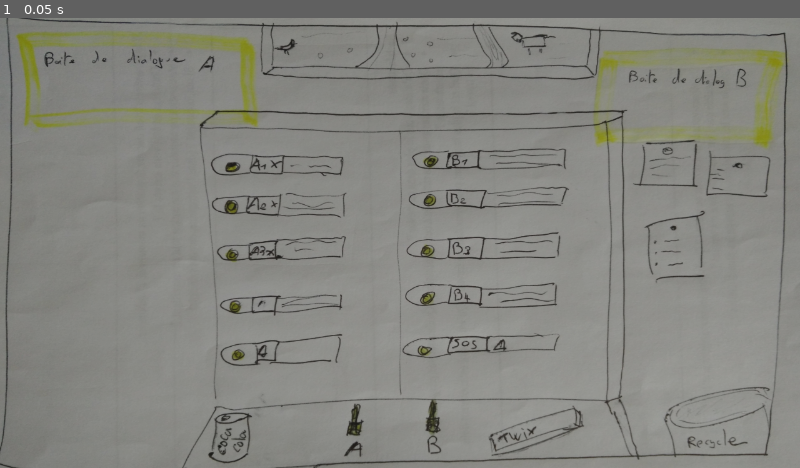
Above: before the commit, frame 1.
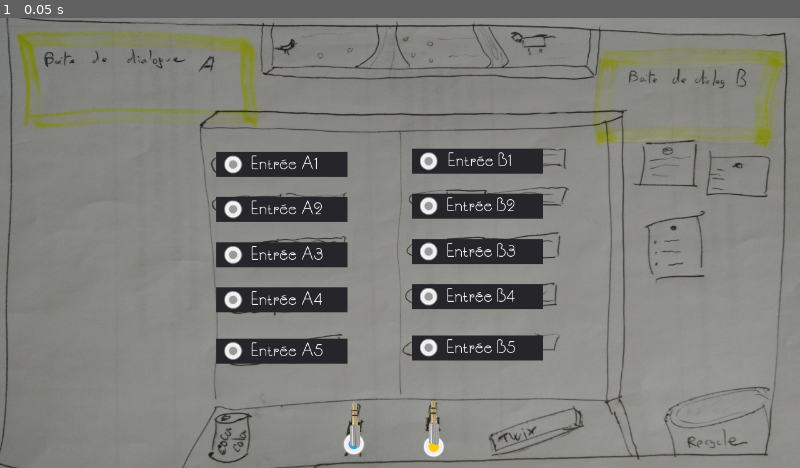
Above: after the commit, the same moment.

Repository: Nutriz/GodotWildJam21
Game: Godot game, scene res://Game.tscn
Same seed, same stepped clock (60 frames per second), same inputs: the game is played once before the commit and once after it.
Inputs:
- Up to frame 1 (0.05 s): no input

The runs differ from the first frame. In frame 1, 9.1% of the frame differs, in the area x 27-68%, y 28-98%.

Commit message:
Added basic jack connexion

Diff:
--- a/Game.gd
+++ b/Game.gd
@@ -1,4 +1,13 @@
 extends Node2D
 
 func _ready():
-	pass # Replace with function body.
+	Events.connect("jack_connected", self, "test")
+	$JackA.initial_position = $PositionJackA.position
+	$JackB.initial_position = $PositionJackB.position
+
+func _process(delta):
+	if Input.is_action_pressed("quit"):
+		get_tree().quit()
+
+func test(jack_type, input):
+	print(str(jack_type) + " connected to " + str(Global.Inputs.keys()[input]))
--- a/Game.tscn
+++ b/Game.tscn
@@ -1,7 +1,11 @@
-[gd_scene load_steps=3 format=2]
+[gd_scene load_steps=7 format=2]
 
 [ext_resource path="res://Game.gd" type="Script" id=1]
 [ext_resource path="res://Specs/sketch.jpeg" type="Texture" id=2]
+[ext_resource path="res://Scenes/JackInput.tscn" type="PackedScene" id=3]
+[ext_resource path="res://Assets/Sprites/yellow_boxTick.png" type="Texture" id=4]
+[ext_resource path="res://Assets/Sprites/blue_boxTick.png" type="Texture" id=5]
+[ext_resource path="res://Scenes/Jack.tscn" type="PackedScene" id=6]
 
 [node name="Game" type="Node2D"]
 script = ExtResource( 1 )
@@ -22,3 +26,86 @@
 __meta__ = {
 "_edit_lock_": true
 }
+
+[node name="blue_boxTick" type="Sprite" parent="."]
+position = Vector2( 566.354, 682.004 )
+skew = 4.37114e-08
+texture = ExtResource( 5 )
+
+[node name="yellow_boxTick" type="Sprite" parent="."]
+position = Vector2( 694.229, 686.085 )
+skew = 4.37114e-08
+texture = ExtResource( 4 )
+
+[node name="InputsA" type="Node2D" parent="."]
+position = Vector2( 346.343, 214.487 )
+__meta__ = {
+"_edit_group_": true,
+"_edit_lock_": true
+}
+
+[node name="A1" parent="InputsA" instance=ExtResource( 3 )]
+skew = 4.37114e-08
+
+[node name="A2" parent="InputsA" instance=ExtResource( 3 )]
+position = Vector2( 0, 71.65 )
+skew = 4.37114e-08
+input = 1
+
+[node name="A3" parent="InputsA" instance=ExtResource( 3 )]
+position = Vector2( 0, 144.608 )
+skew = 4.37114e-08
+input = 2
+
+[node name="A4" parent="InputsA" instance=ExtResource( 3 )]
+position = Vector2( 0, 216.707 )
+skew = 4.37114e-08
+input = 3
+
+[node name="A5" parent="InputsA" instance=ExtResource( 3 )]
+position = Vector2( 0, 298.33 )
+skew = 4.37114e-08
+input = 4
+
+[node name="InputsB" type="Node2D" parent="."]
+position = Vector2( 659.283, 209.212 )
+__meta__ = {
+"_edit_group_": true,
+"_edit_lock_": true
+}
+
+[node name="B1" parent="InputsB" instance=ExtResource( 3 )]
+skew = 4.37114e-08
+input = 5
+
+[node name="B2" parent="InputsB" instance=ExtResource( 3 )]
+position = Vector2( 0, 71.65 )
+skew = 4.37114e-08
+input = 6
+
+[node name="B3" parent="InputsB" instance=ExtResource( 3 )]
+position = Vector2( 0, 144.608 )
+skew = 4.37114e-08
+input = 7
+
+[node name="B4" parent="InputsB" instance=ExtResource( 3 )]
+position = Vector2( 0, 216.707 )
+skew = 4.37114e-08
+input = 8
+
+[node name="B5" parent="InputsB" instance=ExtResource( 3 )]
+position = Vector2( 0, 298.33 )
+skew = 4.37114e-08
+input = 9
+
+[node name="JackA" parent="." instance=ExtResource( 6 )]
+position = Vector2( 567.276, 650.259 )
+
+[node name="JackB" parent="." instance=ExtResource( 6 )]
+position = Vector2( 693.242, 646.76 )
+
+[node name="PositionJackA" type="Position2D" parent="."]
+position = Vector2( 567.862, 650.492 )
+
+[node name="PositionJackB" type="Position2D" parent="."]
+position = Vector2( 694.444, 648.734 )
--- /dev/null
+++ b/Scenes/Jack.gd
@@ -0,0 +1,22 @@
+extends Node2D
+
+onready var jack_type = name
+var picked
+var initial_position
+
+func _process(delta):
+	if picked:
+		position = get_global_mouse_position()
+
+func _on_PickArea_input_event(viewport, event, shape_idx):
+	if event is InputEventMouseButton:
+		if event.button_index == BUTTON_LEFT:
+			picked = event.pressed
+			if event.pressed == false and not $Area.get_overlapping_areas().empty():
+				if $Area.get_overlapping_areas().front().is_in_group("inputs"):
+					Events.emit_signal("jack_connected", jack_type, $Area.get_overlapping_areas().front().get_parent().input)
+			else:
+				reset_position()
+
+func reset_position():
+	position = initial_position
--- /dev/null
+++ b/Scenes/Jack.tscn
@@ -0,0 +1,26 @@
+[gd_scene load_steps=4 format=2]
+
+[ext_resource path="res://Assets/Sprites/jack.png" type="Texture" id=1]
+[ext_resource path="res://Scenes/Jack.gd" type="Script" id=2]
+
+[sub_resource type="CapsuleShape2D" id=1]
+radius = 9.90485
+height = 53.9911
+
+[node name="Jack" type="Node2D"]
+script = ExtResource( 2 )
+
+[node name="Sprite" type="Sprite" parent="."]
+position = Vector2( 2.49041, -0.852432 )
+rotation = 0.236714
+scale = Vector2( 0.520002, 0.48 )
+skew = 4.37114e-08
+texture = ExtResource( 1 )
+
+[node name="Area" type="Area2D" parent="."]
+position = Vector2( 0.90374, -16.7192 )
+
+[node name="CollisionShape2D" type="CollisionShape2D" parent="Area"]
+position = Vector2( -0.585083, 18.6246 )
+shape = SubResource( 1 )
+[connection signal="input_event" from="Area" to="." method="_on_PickArea_input_event"]
--- /dev/null
+++ b/Scenes/JackInput.tscn
@@ -0,0 +1,50 @@
+[gd_scene load_steps=6 format=2]
+
+[ext_resource path="res://Assets/Font/SouciSansNF.ttf" type="DynamicFontData" id=1]
+[ext_resource path="res://Assets/Sprites/grey_boxTick.png" type="Texture" id=2]
+[ext_resource path="res://Scripts/JackInput.gd" type="Script" id=3]
+
+[sub_resource type="DynamicFont" id=3]
+size = 30
+font_data = ExtResource( 1 )
+
+[sub_resource type="CircleShape2D" id=2]
+radius = 18.6864
+
+[node name="JackInput" type="Node2D"]
+script = ExtResource( 3 )
+
+[node name="Panel" type="Panel" parent="."]
+margin_right = 210.0
+margin_bottom = 40.0
+__meta__ = {
+"_edit_use_anchors_": false
+}
+
+[node name="Label" type="Label" parent="."]
+margin_left = 55.6634
+margin_top = -4.0
+margin_right = 162.663
+margin_bottom = 44.0
+custom_fonts/font = SubResource( 3 )
+text = "Entrée A"
+align = 1
+valign = 1
+__meta__ = {
+"_edit_use_anchors_": false
+}
+
+[node name="InputArea" type="Area2D" parent="." groups=[
+"inputs",
+]]
+position = Vector2( 26.7827, 20.0261 )
+input_pickable = false
+monitoring = false
+
+[node name="Sprite" type="Sprite" parent="InputArea"]
+scale = Vector2( 0.8, 0.8 )
+skew = 4.37114e-08
+texture = ExtResource( 2 )
+
+[node name="CollisionShape2D" type="CollisionShape2D" parent="InputArea"]
+shape = SubResource( 2 )
--- /dev/null
+++ b/Scripts/Events.gd
@@ -0,0 +1,3 @@
+extends Node
+
+signal jack_connected()
--- a/Scripts/Global.gd
+++ b/Scripts/Global.gd
@@ -1,4 +1,3 @@
 extends Node
 
-func _ready():
-	pass
+enum Inputs {A1, A2, A3, A4, A5, B1, B2, B3, B4, B5}
--- /dev/null
+++ b/Scripts/JackInput.gd
@@ -0,0 +1,6 @@
+extends Node2D
+
+export(Global.Inputs) var input
+
+func _ready():
+	$Label.text = "Entrée " + str(Global.Inputs.keys()[input])
--- a/project.godot
+++ b/project.godot
@@ -22,11 +22,20 @@
 [autoload]
 
 Global="*res://Scripts/Global.gd"
+Events="*res://Scripts/Events.gd"
 
 [display]
 
 window/size/width=1280
 window/size/height=720
+
+[input]
+
+quit={
+"deadzone": 0.5,
+"events": [ Object(InputEventKey,"resource_local_to_scene":false,"resource_name":"","device":0,"alt":false,"shift":false,"control":false,"meta":false,"command":false,"pressed":false,"scancode":16777217,"unicode":0,"echo":false,"script":null)
+ ]
+}
 
 [rendering]
 
Binary file removed: Assets/Font/California.ttf.ttf
Binary file added: Assets/Font/QUIGLEYW.TTF
Binary file added: Assets/Font/SouciSansNF.ttf
Binary file added: Assets/Font/cfparis-regular.ttf
Not shown, added: Assets/Sounds/click1.ogg.import
Not shown, added: Assets/Sounds/click2.ogg.import
Not shown, added: Assets/Sounds/rollover1.ogg.import
Not shown, added: Assets/Sounds/rollover2.ogg.import
Not shown, added: Assets/Sounds/switch2.ogg.import
Not shown, added: Assets/Sounds/switch3.ogg.import
Not shown, added: Assets/Sprites/blue_boxTick.png.import
Not shown, added: Assets/Sprites/blue_circle.png.import
(and 7 more such lines)
